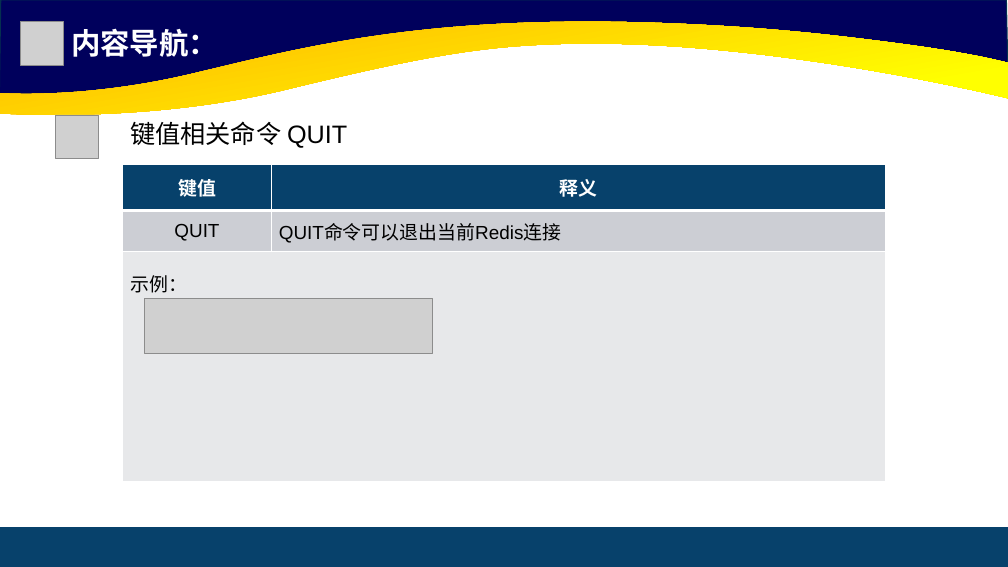
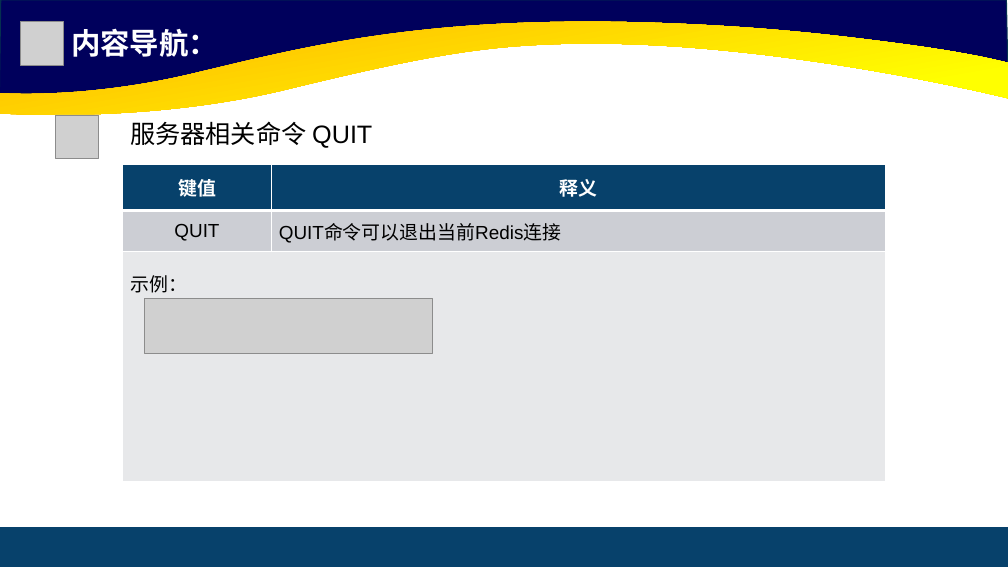
Before and after one commit to cxinping/Redis, a slide deck: slide 27 of ppt/第3章 Redis常用命令.pptx. Drawn at 1008x567 pixels with LibreOffice and Linux fonts; fonts in the diff are those of the drawing; grey boxes stand for pictures. Boxes give left, top, right and bottom in pixels: in the first picture for what was removed or moved away, otherwise in the second. Text is boxed around its words. In the diff, an @@ line names an element or a change of style, - is before the commit and + after.

```diff
--- a/ppt/第3章 Redis常用命令.pptx
+++ b/ppt/第3章 Redis常用命令.pptx
@@ text at (x1=130, y1=121, x2=372, y2=148): text changed @@
-键值相关命令 QUIT
+服务器相关命令 QUIT
```
Also in this commit, not shown: 10 other slides changed.
